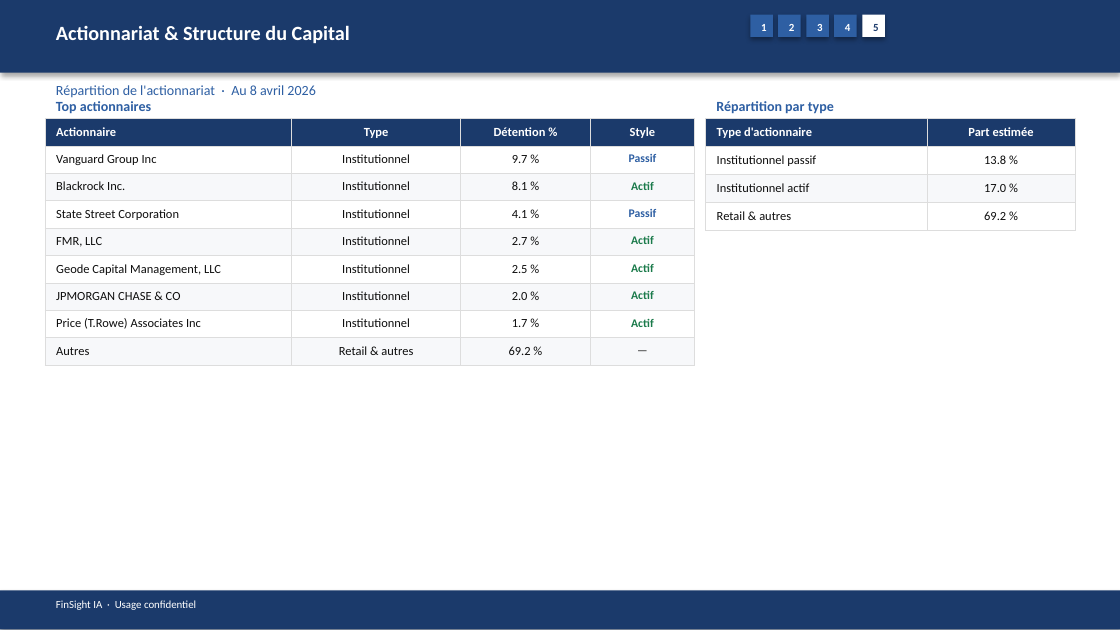
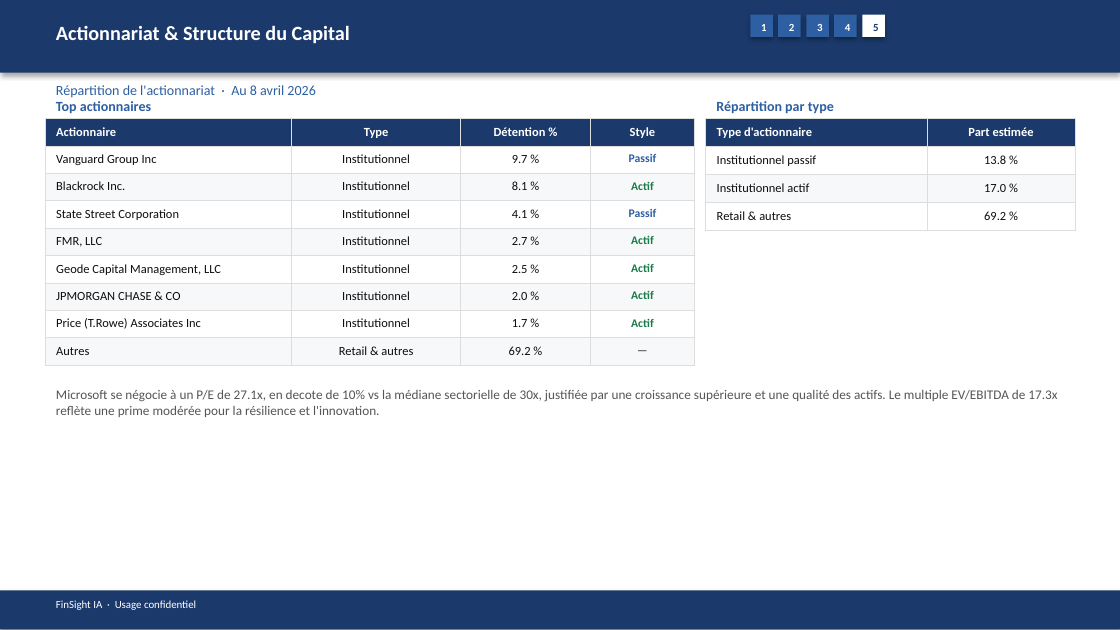
Before and after one commit to baptistejeh07-art/finsight-ia, a slide deck: slide 22 of preview/MSFT/MSFT_pitchbook.pptx. Drawn at 1120x630 pixels with LibreOffice and Linux fonts; fonts in the diff are those of the drawing. Boxes give left, top, right and bottom in pixels: in the first picture for what was removed or moved away, otherwise in the second. Text is boxed around its words. In the diff, an @@ line names an element or a change of style, - is before the commit and + after.

```diff
--- a/preview/MSFT/MSFT_pitchbook.pptx
+++ b/preview/MSFT/MSFT_pitchbook.pptx
@@ text added at (56,390,1057,417), 8.5 pt, text #555555 @@
+Microsoft se négocie à un P/E de 27.1x, en decote de 10% vs la médiane sectorielle de 30x, justifiée par une croissance supérieure et une qualité des actifs. Le multiple EV/EBITDA de 17.3x reflète une prime modérée pour la résilience et l'innovation.
```
Also in this commit, not shown: 15 other slides changed, 4 other files.
